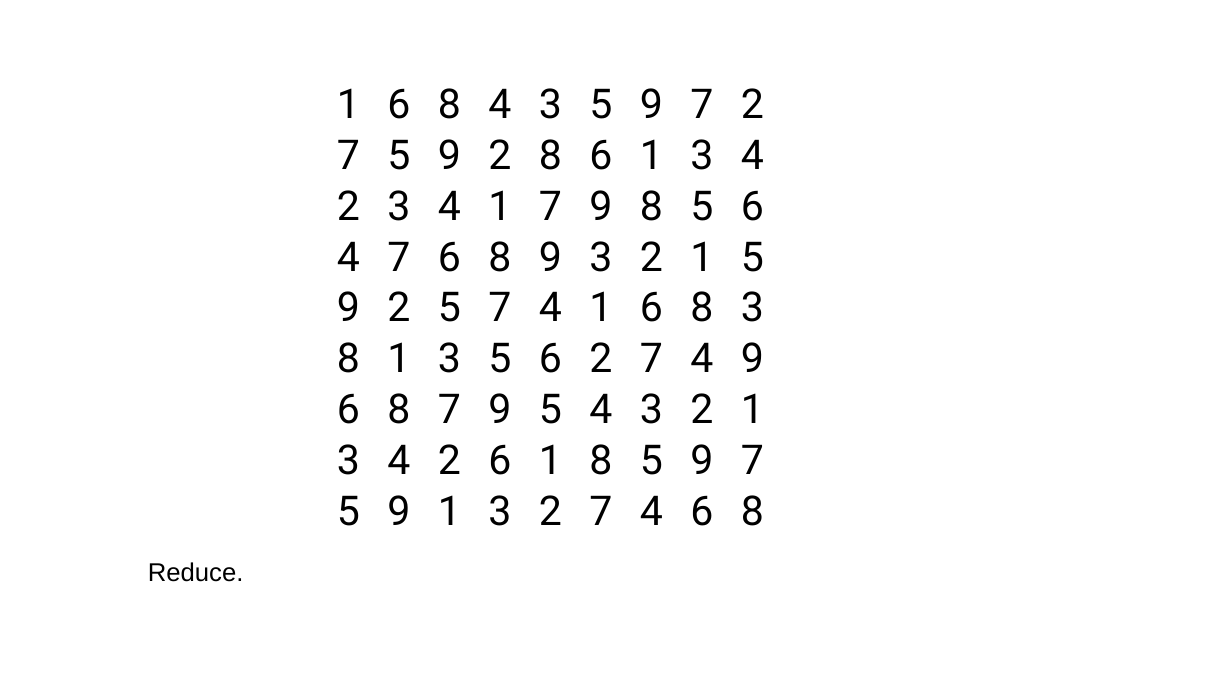
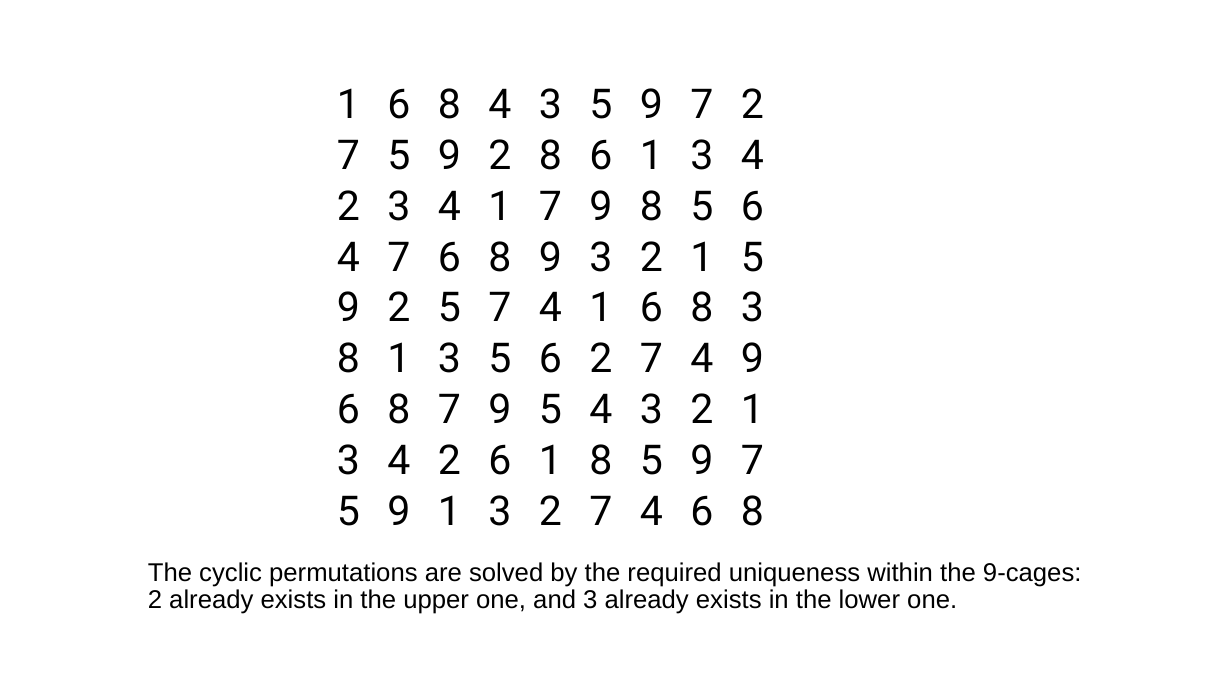
Before and after one commit to jhardis/WSJ_Number_Puzzles, a slide deck: slide 47 of 20269704_1.pptx (slide 56 before the commit). Drawn at 1232x693 pixels with LibreOffice and Linux fonts; fonts in the diff are those of the drawing; background and template pictures are left out. Boxes give left, top, right and bottom in pixels: in the first picture for what was removed or moved away, otherwise in the second. Text is boxed around its words. In the diff, an @@ line names an element or a change of style, - is before the commit and + after.

```diff
--- a/20269704_1.pptx
+++ b/20269704_1.pptx
@@ text at <box>148,562,1082,614</box>: text changed @@
-Reduce.
+The cyclic permutations are solved by the required uniqueness within the 9-cages: 2 already exists in the upper one, and 3 already exists in the lower one.
```
Also in this commit, not shown: 30 other slides changed, 15 slides added, 24 slides removed.
